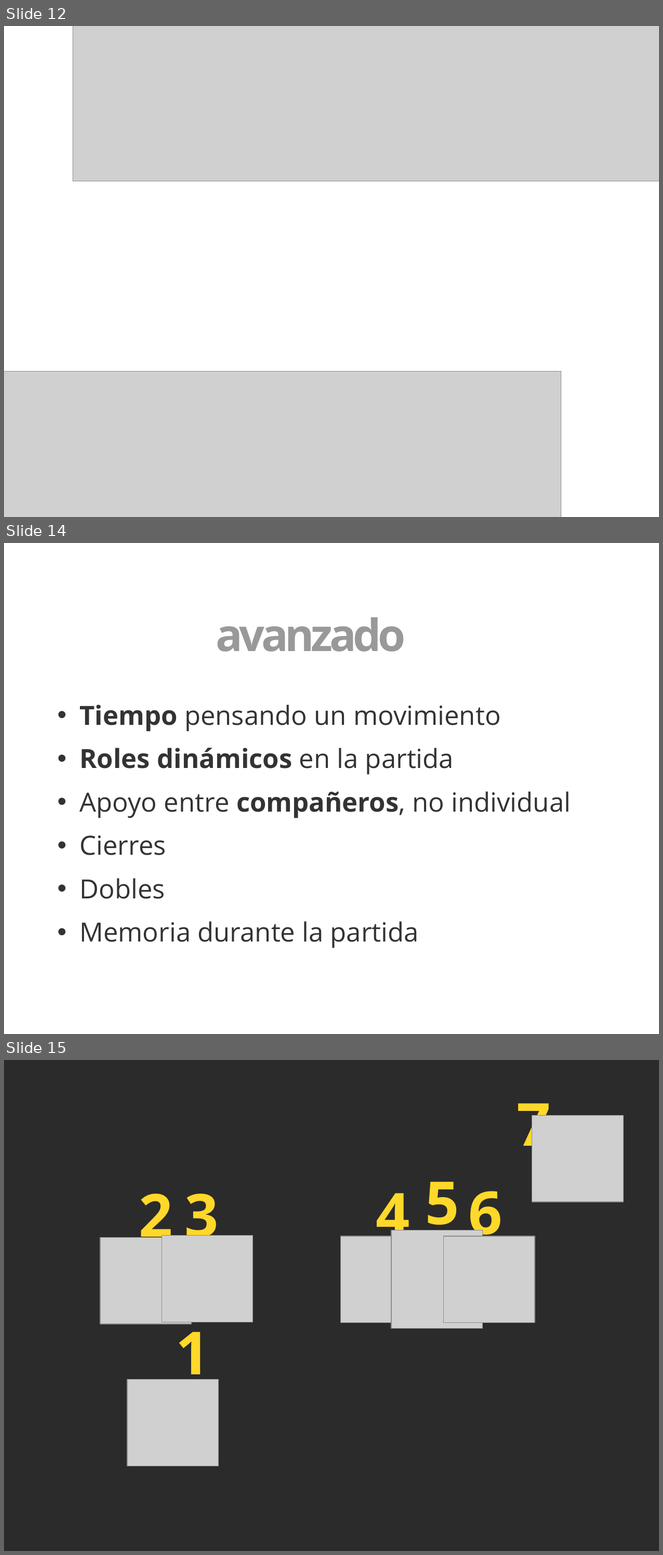
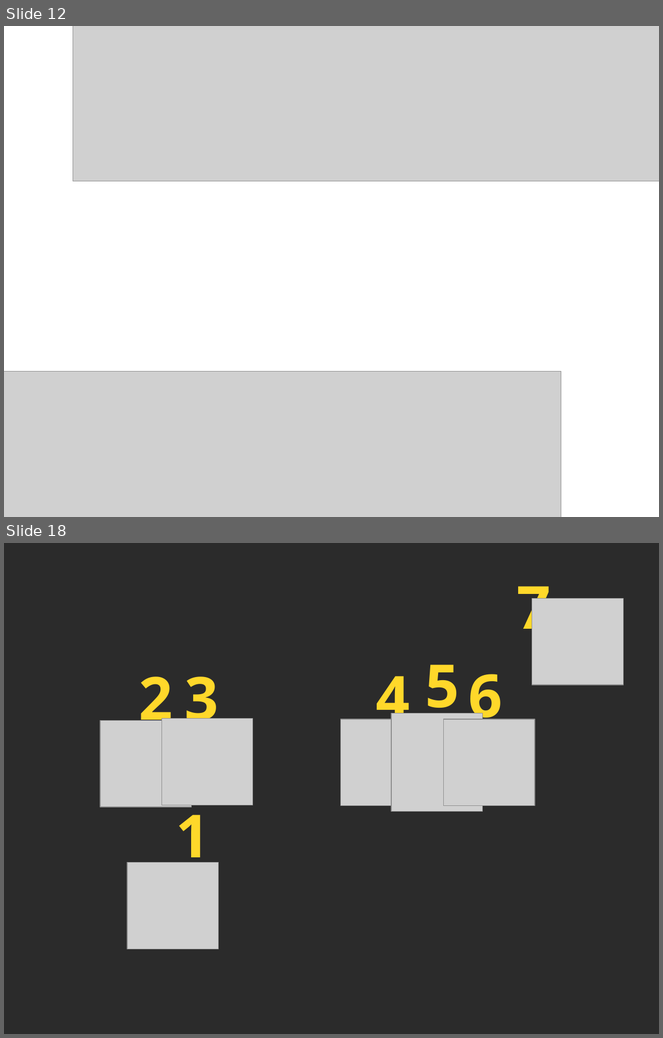
Before and after one commit to 3oheme/dominous, a slide deck: docs/presentacion/presentacion.odp. Shown one above the other, each under a label of ours: slides 12, 14 and 15 before the commit, slides 12 and 18 after it; the slides between them are not shown. The pictures are 663x1555 and 663x1038 pixels, drawn with LibreOffice and Linux fonts; fonts in the diff are those of the drawing; grey boxes stand for pictures; background and template pictures are left out; a plain dark background stands for a picture behind light text. Boxes give left, top, right and bottom in pixels: in the first picture for what was removed or moved away, otherwise in the second. Text is boxed around its words. In the diff, an @@ line names an element or a change of style, - is before the commit and + after.

```diff
--- a/docs/presentacion/presentacion.odp
+++ b/docs/presentacion/presentacion.odp
@@ slide 14 removed at box(4, 543, 659, 1034), background picture (left out) @@
@@ text removed at box(216, 617, 406, 652) @@
-Dominó avanzado
@@ text removed at box(79, 705, 571, 949) @@
-• Tiempo pensando un movimiento
-• Roles dinámicos en la partida
-• Apoyo entre compañeros, no individual
-• Cierres
-• Dobles
-• Memoria durante la partida
@@ what was slide 15 is now slide 18 @@
```
Also in this commit, not shown: 9 slides changed, 4 slides added, 7 other slides removed, 2 other files.
